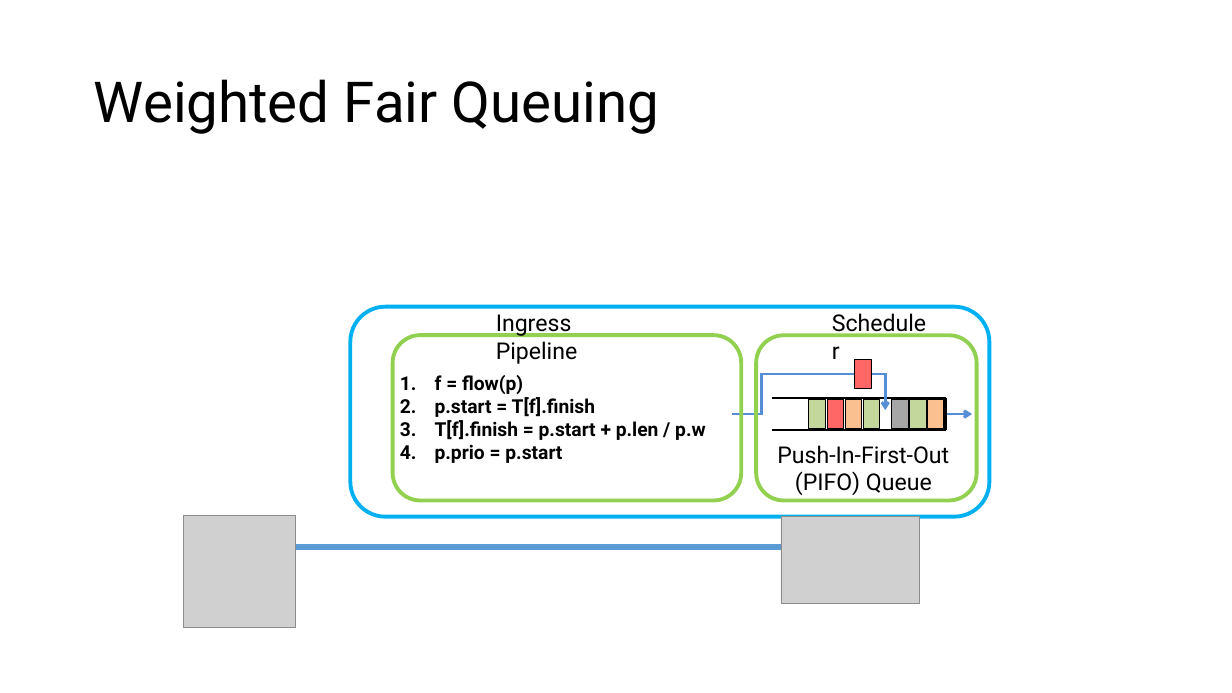
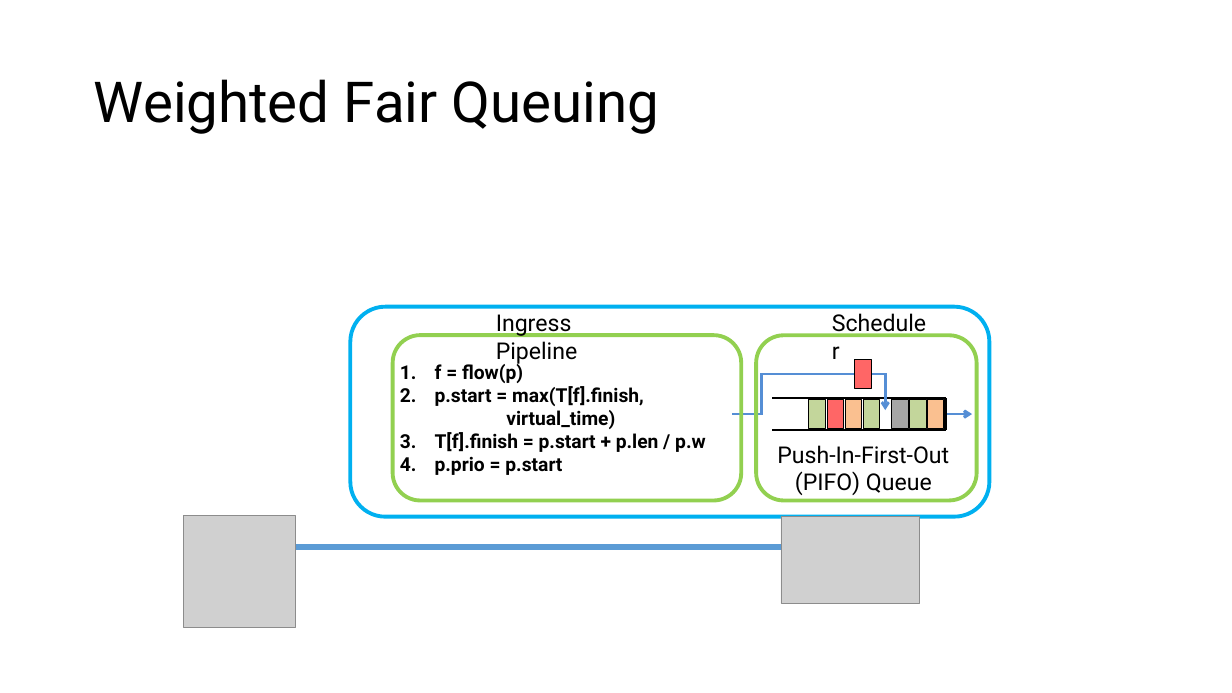
Before and after one commit to anirudhSK/pifo-domino-marple-ppts, a slide deck: slide 43 of domino_pifo.pptx (slide 42 before the commit). Drawn at 1232x693 pixels with LibreOffice and Linux fonts; fonts in the diff are those of the drawing; grey boxes stand for pictures. Boxes give left, top, right and bottom in pixels: in the first picture for what was removed or moved away, otherwise in the second. Text is boxed around its words. In the diff, an @@ line names an element or a change of style, - is before the commit and + after.

```diff
--- a/domino_pifo.pptx
+++ b/domino_pifo.pptx
@@ text at bbox=[435, 386, 644, 429]: text changed @@
-2. p.start = T[f].finish
+2. p.start = max(T[f].finish, virtual_time)
```
Also in this commit, not shown: 11 other slides changed, 4 slides added.
